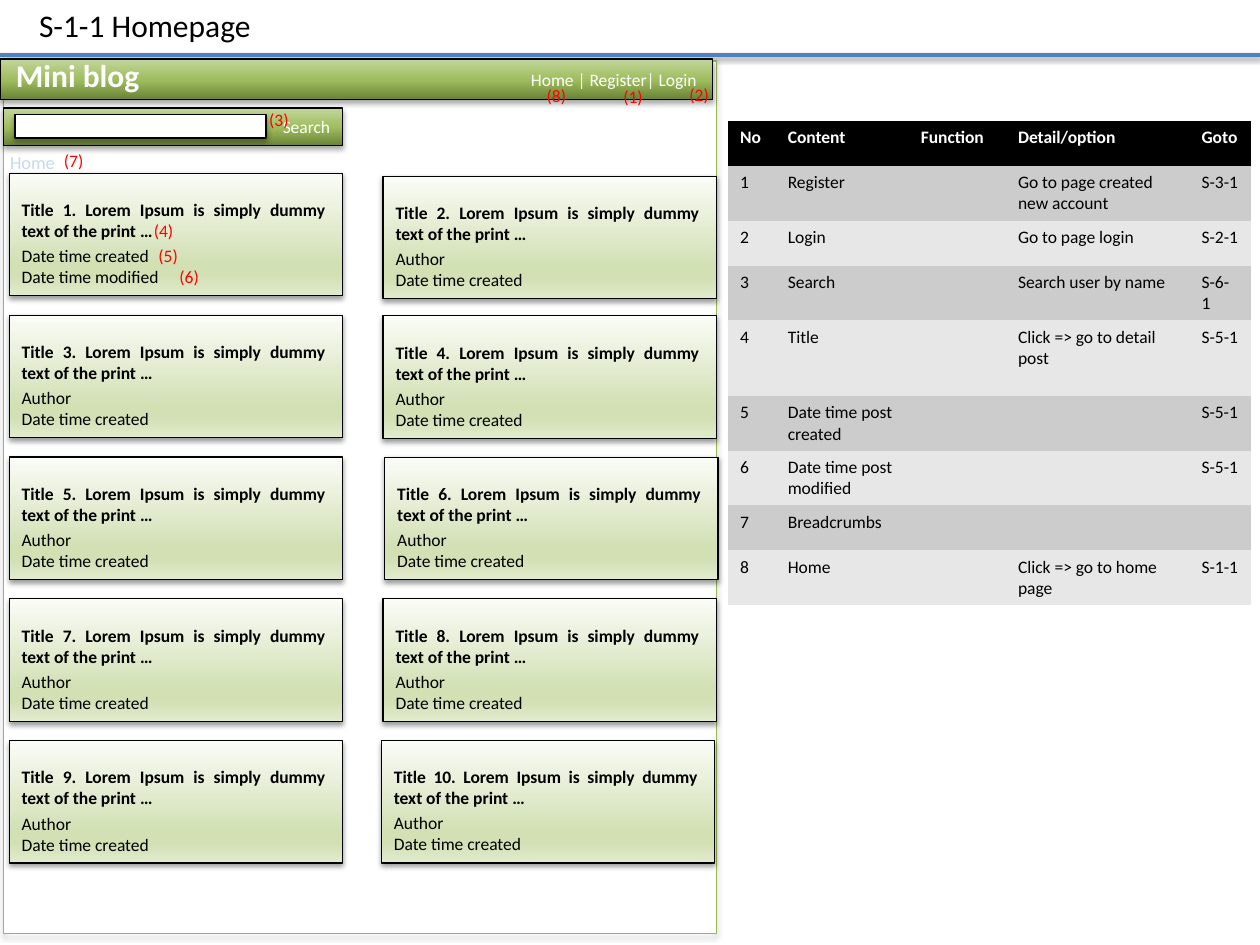
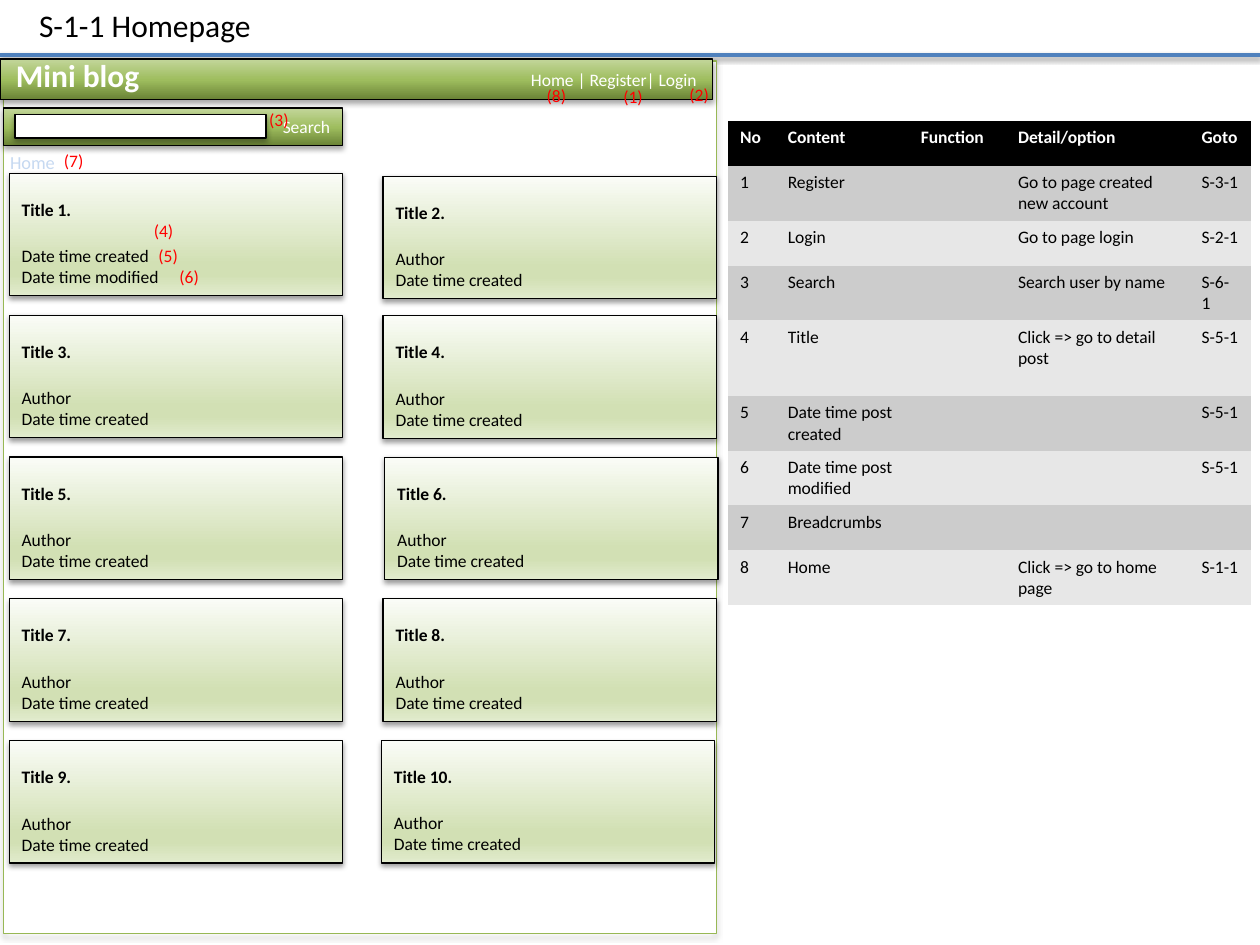
Before and after one commit to Mulodo-PHP-Training/miniblog-lam.vy, a slide deck: slide 3 of doc/frontend/wireframe/TRN-MiniBlog_WireframeDesign_LAMVY.pptx. Drawn at 1260x945 pixels with LibreOffice and Linux fonts; fonts in the diff are those of the drawing. Boxes give left, top, right and bottom in pixels: in the first picture for what was removed or moved away, otherwise in the second. Text is boxed around its words. In the diff, an @@ line names an element or a change of style, - is before the commit and + after.

```diff
--- a/doc/frontend/wireframe/TRN-MiniBlog_WireframeDesign_LAMVY.pptx
+++ b/doc/frontend/wireframe/TRN-MiniBlog_WireframeDesign_LAMVY.pptx
@@ text at box(22, 203, 72, 216): text changed @@
-Title 1. Lorem Ipsum is simply dummy text of the print …
+Title 1.
@@ text at box(396, 206, 445, 219): text changed @@
-Title 2. Lorem Ipsum is simply dummy text of the print …
+Title 2.
@@ text at box(22, 345, 72, 358): text changed @@
-Title 3. Lorem Ipsum is simply dummy text of the print …
+Title 3.
@@ text at box(396, 345, 445, 358): text changed @@
-Title 4. Lorem Ipsum is simply dummy text of the print …
+Title 4.
@@ text at box(22, 487, 72, 500): text changed @@
-Title 5. Lorem Ipsum is simply dummy text of the print …
+Title 5.
@@ text at box(397, 487, 447, 500): text changed @@
-Title 6. Lorem Ipsum is simply dummy text of the print …
+Title 6.
@@ text at box(22, 628, 72, 641): text changed @@
-Title 7. Lorem Ipsum is simply dummy text of the print …
+Title 7.
@@ text at box(396, 628, 445, 641): text changed @@
-Title 8. Lorem Ipsum is simply dummy text of the print …
+Title 8.
@@ text at box(22, 770, 72, 783): text changed @@
-Title 9. Lorem Ipsum is simply dummy text of the print …
+Title 9.
@@ text at box(394, 770, 452, 783): text changed @@
-Title 10. Lorem Ipsum is simply dummy text of the print …
+Title 10.
```
Also in this commit, not shown: 1 other slide changed.
